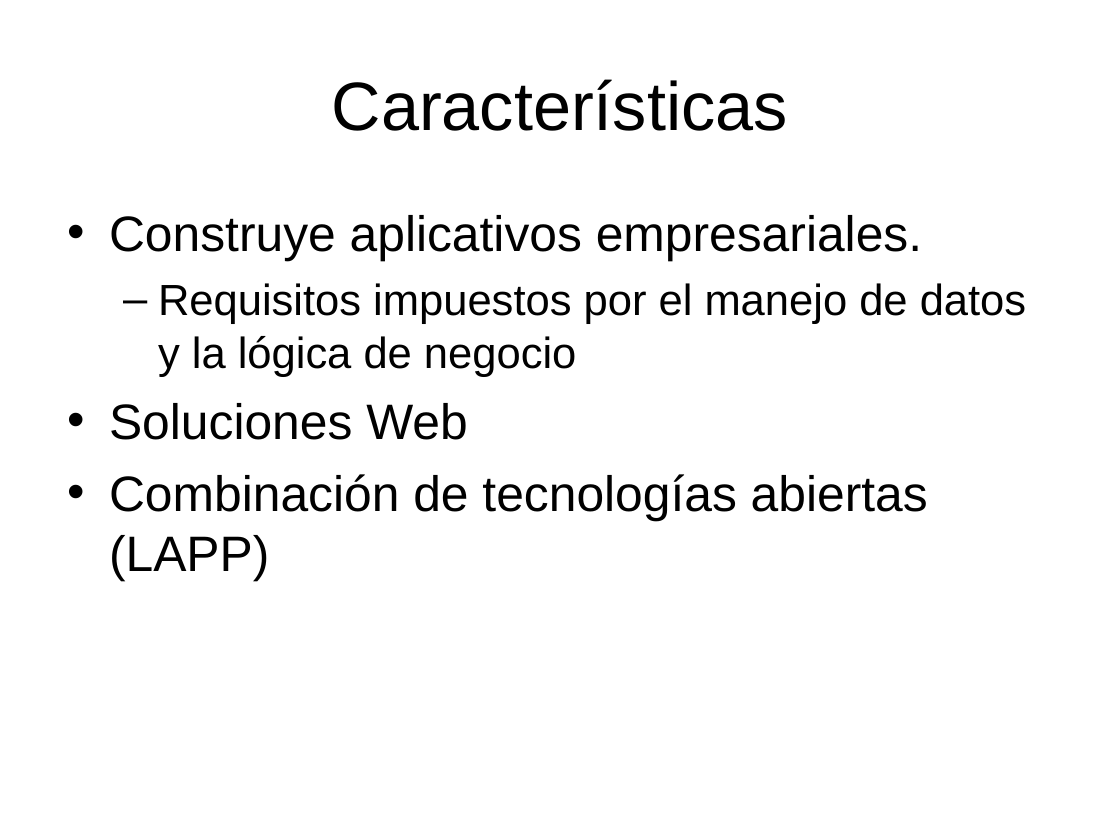
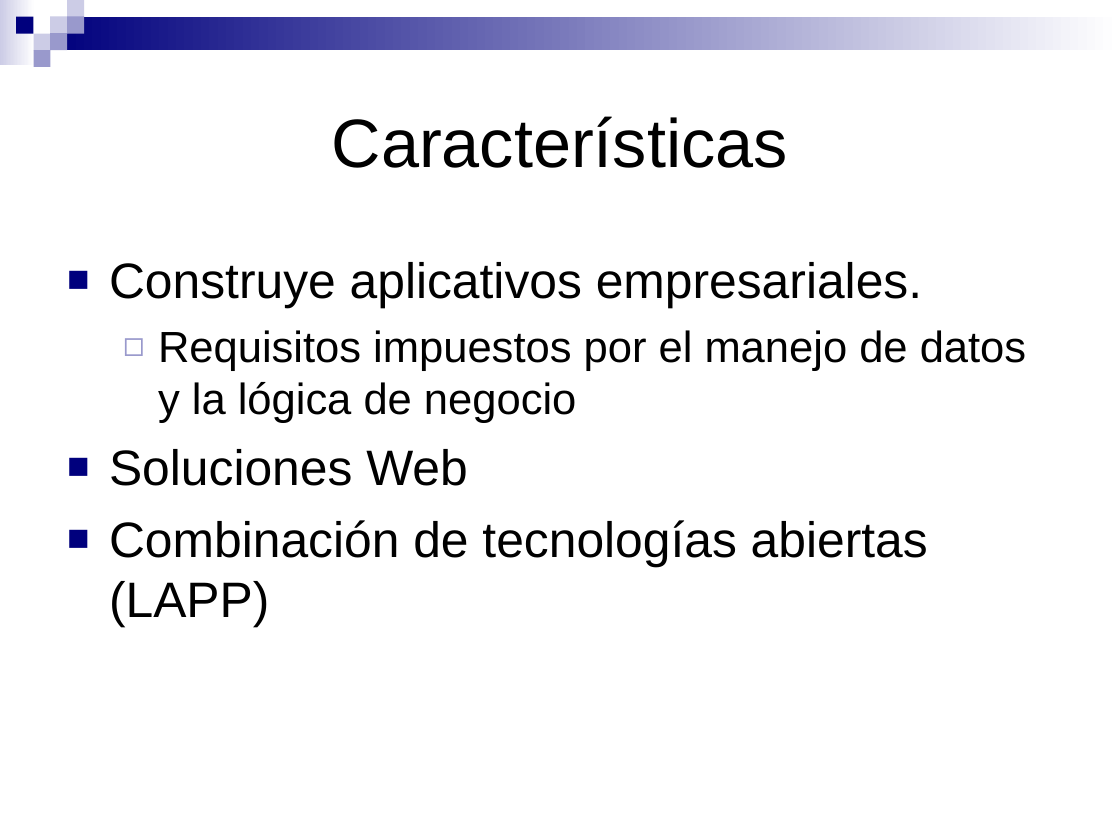
Before and after one commit to SIU-Toba/framework, a slide deck: slide 3 of doc/presentacion/Jornadas JAIIO.ppt. Drawn at 1120x840 pixels with LibreOffice and Linux fonts; fonts in the diff are those of the drawing. Boxes give left, top, right and bottom in pixels: in the first picture for what was removed or moved away, otherwise in the second. Text is boxed around its words. In the diff, an @@ line names an element or a change of style, - is before the commit and + after.

```diff
--- a/doc/presentacion/Jornadas JAIIO.ppt
+++ b/doc/presentacion/Jornadas JAIIO.ppt
@@ group added at (0, 0, 1120, 67): 9 rectangles @@
@@ title "Características": place and size @@
-title "Características" at (332, 79, 788, 131)
+title "Características" at (332, 116, 788, 168)
@@ text "Construye aplicativos empresariales.": place and size @@
-text "Construye aplicativos empresariales." at (109, 215, 1026, 581)
+text "Construye aplicativos empresariales." at (109, 262, 1026, 628)
@@ text "Construye aplicativos empresariales." at (109, 262, 1026, 628): bullet • to ■; bullet colour #000000 to #00007D; bullet – to ◻; bullet colour #000000 to #9999CC @@
```
Also in this commit, not shown: 4 other slides changed, 1 slide added, 1 slide removed, 2 other files.
